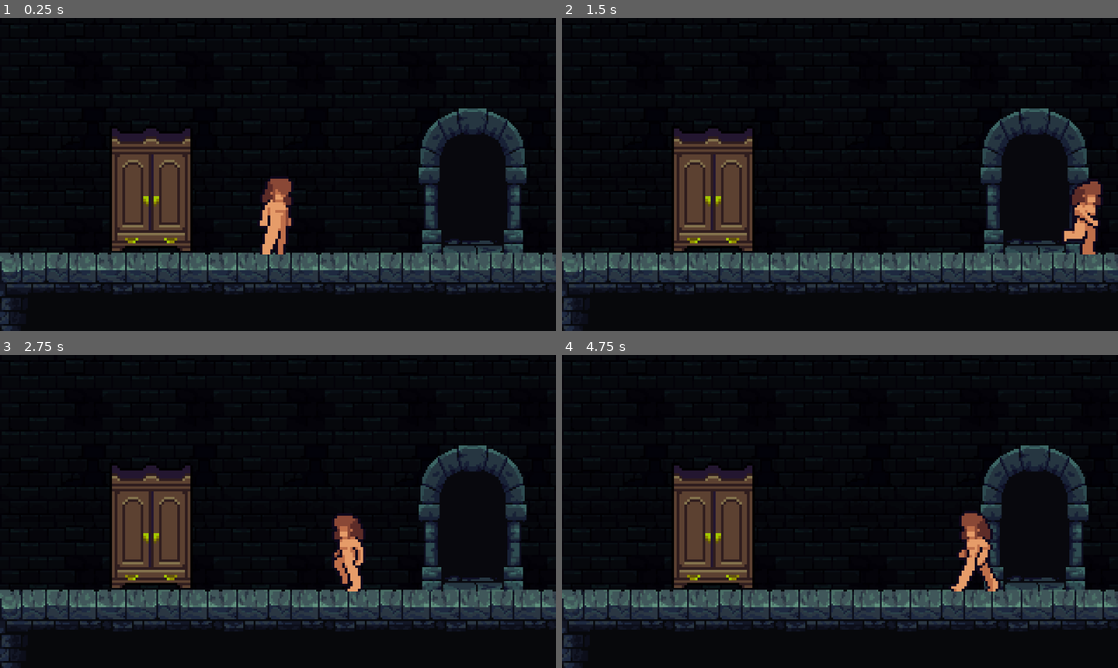
Above: before the commit, frames 1-4 (two rows, left to right).
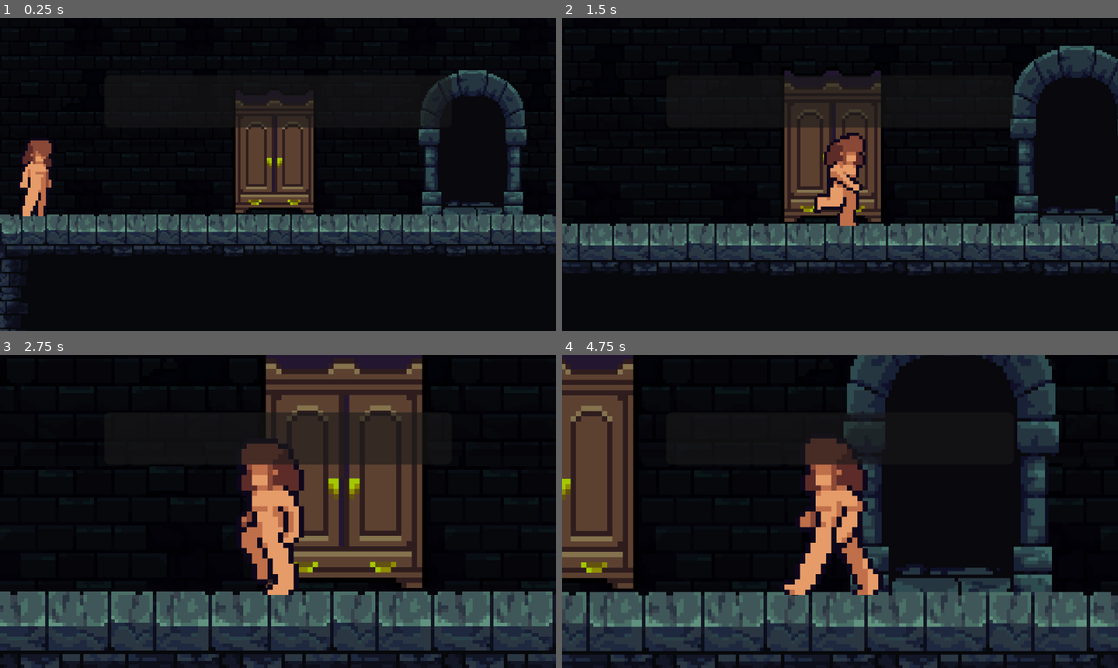
Above: after the commit, the same moments.

Repository: lucasjanta/character-customization-gdko
Game: Godot game, scene res://scenes/customization_scene.tscn
Two runs of this game, one before a commit and one after it. Both use one fixed random seed, a clock stepped at 60 frames per second and the inputs below.
Inputs:
- Up to frame 1 (0.25 s): no input
- Up to frame 2 (1.5 s): tap Enter at 0.5 s; hold E (interact) 0.53-1.28 s; hold D (right) from 0.53 s (still down); tap E (interact) at 1.35 s
- Up to frame 3 (2.75 s): release D (right) at 2.03 s; hold A (left) from 2.03 s (still down); hold E (interact) from 2.03 s (still down)
- Up to frame 4 (4.75 s): release A (left) at 2.78 s; release E (interact) at 2.78 s; hold D (right) 2.78-4.28 s; tap E (interact) at 2.85, 4.35 s; hold E (interact) 3.53-4.28 s; hold A (left) from 4.28 s (still down)

The runs differ from the first frame. In frame 1, 35% of the frame differs, in the area x 0-100%, y 16-100%; in frame 2, 36%; in frame 3, 47%; in frame 4, 48%, in the area x 0-100%, y 0-100%.

Commit message:
wardrobe animation

Diff:
--- a/scenes/customization_scene.tscn
+++ b/scenes/customization_scene.tscn
@@ -902,6 +902,62 @@
 "speed": 10.0
 }]
 
+[sub_resource type="Animation" id="Animation_urhmh"]
+resource_name = "start_customization"
+length = 0.5
+step = 0.1
+tracks/0/type = "value"
+tracks/0/imported = false
+tracks/0/enabled = true
+tracks/0/path = NodePath("Player/Camera2D:zoom")
+tracks/0/interp = 1
+tracks/0/loop_wrap = true
+tracks/0/keys = {
+"times": PackedFloat32Array(0, 0.5),
+"transitions": PackedFloat32Array(1, 1),
+"update": 0,
+"values": [Vector2(1, 1), Vector2(2, 2)]
+}
+
+[sub_resource type="Animation" id="Animation_kgx4p"]
+length = 0.001
+tracks/0/type = "value"
+tracks/0/imported = false
+tracks/0/enabled = true
+tracks/0/path = NodePath("Player/Camera2D:zoom")
+tracks/0/interp = 1
+tracks/0/loop_wrap = true
+tracks/0/keys = {
+"times": PackedFloat32Array(0),
+"transitions": PackedFloat32Array(1),
+"update": 0,
+"values": [Vector2(1, 1)]
+}
+
+[sub_resource type="Animation" id="Animation_541u6"]
+resource_name = "end_customization"
+length = 0.5
+step = 0.1
+tracks/0/type = "value"
+tracks/0/imported = false
+tracks/0/enabled = true
+tracks/0/path = NodePath("Player/Camera2D:zoom")
+tracks/0/interp = 1
+tracks/0/loop_wrap = true
+tracks/0/keys = {
+"times": PackedFloat32Array(0, 0.5),
+"transitions": PackedFloat32Array(1, 1),
+"update": 0,
+"values": [Vector2(2, 2), Vector2(1, 1)]
+}
+
+[sub_resource type="AnimationLibrary" id="AnimationLibrary_kgx4p"]
+_data = {
+&"RESET": SubResource("Animation_kgx4p"),
+&"end_customization": SubResource("Animation_541u6"),
+&"start_customization": SubResource("Animation_urhmh")
+}
+
 [node name="CustomizationScene" type="Node2D"]
 
 [node name="CanvasLayer" type="CanvasLayer" parent="."]
@@ -914,6 +970,21 @@
 grow_horizontal = 2
 grow_vertical = 2
 
+[node name="PanelContainer" type="PanelContainer" parent="CanvasLayer/CustomizationUI"]
+custom_minimum_size = Vector2(200, 30)
+layout_mode = 1
+anchors_preset = 8
+anchor_left = 0.5
+anchor_top = 0.5
+anchor_right = 0.5
+anchor_bottom = 0.5
+offset_left = -100.0
+offset_top = -57.0
+offset_right = 100.0
+offset_bottom = -27.0
+grow_horizontal = 2
+grow_vertical = 2
+
 [node name="TileMapLayer2" type="TileMapLayer" parent="."]
 tile_map_data = PackedByteArray("AAD//wgAAAABAAwAAAD//wkAAAABAA0AAAD//woAAAABAA4AAAD//wsAAAABAA8AAAD//wwAAAABABAAAAD//w …(6816 unchanged characters)…
 tile_set = SubResource("TileSet_8o7up")
@@ -927,12 +998,11 @@
 tile_set = SubResource("TileSet_8o7up")
 
 [node name="wardrobe" parent="." instance=ExtResource("3_kgx4p")]
-modulate = Color(0.6509804, 1, 1, 1)
-position = Vector2(87, 98)
+position = Vector2(158, 98)
 scale = Vector2(1.5, 1.5)
 
 [node name="Player" type="CharacterBody2D" parent="."]
-position = Vector2(157, 91)
+position = Vector2(19, 91)
 scale = Vector2(1.5, 1.5)
 script = ExtResource("1_72id1")
 
@@ -963,3 +1033,12 @@
 "source_uid": 7271985449979125537
 }
 metadata/_aseprite_wizard_source_file_hash_ = "9b5370d6fa2cdd973a11fc62e8c7e592"
+
+[node name="Camera2D" type="Camera2D" parent="Player"]
+limit_left = 0
+limit_right = 320
+
+[node name="ChangeOutfitAnimation" type="AnimationPlayer" parent="."]
+libraries = {
+&"": SubResource("AnimationLibrary_kgx4p")
+}
--- a/scenes/wardrobe.tscn
+++ b/scenes/wardrobe.tscn
@@ -1,6 +1,7 @@
-[gd_scene load_steps=8 format=4 uid="uid://brvs2ignx6mmr"]
+[gd_scene load_steps=9 format=4 uid="uid://brvs2ignx6mmr"]
 
 [ext_resource type="Script" uid="uid://c2xi04wmvu0kj" path="res://scripts/wardrobe.gd" id="1_31rhj"]
+[ext_resource type="FontFile" uid="uid://xx414f6k2npi" path="res://assets/fonts/m6x11plus.ttf" id="2_wla1g"]
 
 [sub_resource type="CircleShape2D" id="CircleShape2D_h06mf"]
 radius = 34.058773
@@ -34,6 +35,20 @@
 "frames": [{
 "duration": 1.0,
 "texture": SubResource("AtlasTexture_wla1g")
+}, {
+"duration": 1.0,
+"texture": SubResource("AtlasTexture_psa3u")
+}, {
+"duration": 1.0,
+"texture": SubResource("AtlasTexture_31rhj")
+}],
+"loop": false,
+"name": &"closing",
+"speed": 6.0
+}, {
+"frames": [{
+"duration": 1.0,
+"texture": SubResource("AtlasTexture_wla1g")
 }],
 "loop": false,
 "name": &"open",
@@ -61,12 +76,11 @@
 shape = SubResource("CircleShape2D_h06mf")
 
 [node name="AnimatedSprite2D" type="AnimatedSprite2D" parent="."]
+modulate = Color(0.6509804, 1, 1, 1)
 texture_filter = 1
 sprite_frames = SubResource("SpriteFrames_njnrn")
-animation = &"opening"
+animation = &"closed"
 autoplay = "closed"
-frame = 2
-frame_progress = 1.0
 metadata/_aseprite_wizard_interface_config_ = {
 "layer_section": true,
 "pending_changes": {},
@@ -87,5 +101,21 @@
 }
 metadata/_aseprite_wizard_source_file_hash_ = "0f3ab616298d0371c3afec15c69ae8c4"
 
+[node name="InteractLabel" type="Label" parent="."]
+visible = false
+anchors_preset = 5
+anchor_left = 0.5
+anchor_right = 0.5
+offset_left = -33.0
+offset_top = -49.0
+offset_right = 39.0
+offset_bottom = -37.0
+grow_horizontal = 2
+theme_override_colors/font_outline_color = Color(0.42745098, 0, 0.5921569, 1)
+theme_override_constants/outline_size = 4
+theme_override_fonts/font = ExtResource("2_wla1g")
+theme_override_font_sizes/font_size = 12
+text = "Change Outfit [E]"
+
 [connection signal="body_entered" from="." to="." method="_on_body_entered"]
 [connection signal="body_exited" from="." to="." method="_on_body_exited"]
--- a/scripts/player.gd
+++ b/scripts/player.gd
@@ -1,6 +1,7 @@
 extends CharacterBody2D
 class_name Player
 @onready var animated_sprite_2d = $AnimatedSprite2D
+@onready var change_outfit_animation = $"../ChangeOutfitAnimation"
 
 @export var speed : float = 150.0
 @export var gravity_force : float = 900.0
@@ -32,7 +33,11 @@
 		animated_sprite_2d.play("walk")
 
 	if event.is_action_pressed("interact") and can_change_outfit:
-		wardrobe_ref.animated_sprite_2d.play("opening")
+		if wardrobe_ref.opened == false:
+			wardrobe_ref.opened = true
+			wardrobe_ref.interact_label.visible = false
+			wardrobe_ref.animated_sprite_2d.play("opening")
+			change_outfit_animation.play("start_customization")
 
 func _process_state(delta):
 	match state:
--- a/scripts/wardrobe.gd
+++ b/scripts/wardrobe.gd
@@ -1,14 +1,20 @@
 extends Area2D
 @onready var animated_sprite_2d = $AnimatedSprite2D
+@onready var interact_label = $InteractLabel
 
+var opened : bool = false
 
 func _on_body_entered(body):
 	if body is Player:
 		body.can_change_outfit = true
 		body.wardrobe_ref = self
+		interact_label.visible = true
 
 
 func _on_body_exited(body):
 	if body is Player:
 		body.can_change_outfit = false
-		animated_sprite_2d.play_backwards("opening")
+		interact_label.visible = false
+		if opened:
+			animated_sprite_2d.play("closing")
+			opened = false
Binary file added: assets/fonts/m6x11plus.ttf
Not shown, added: assets/fonts/m6x11plus.ttf.import
Not shown: 1 places in scenes/customization_scene.tscn that only renumber resources
